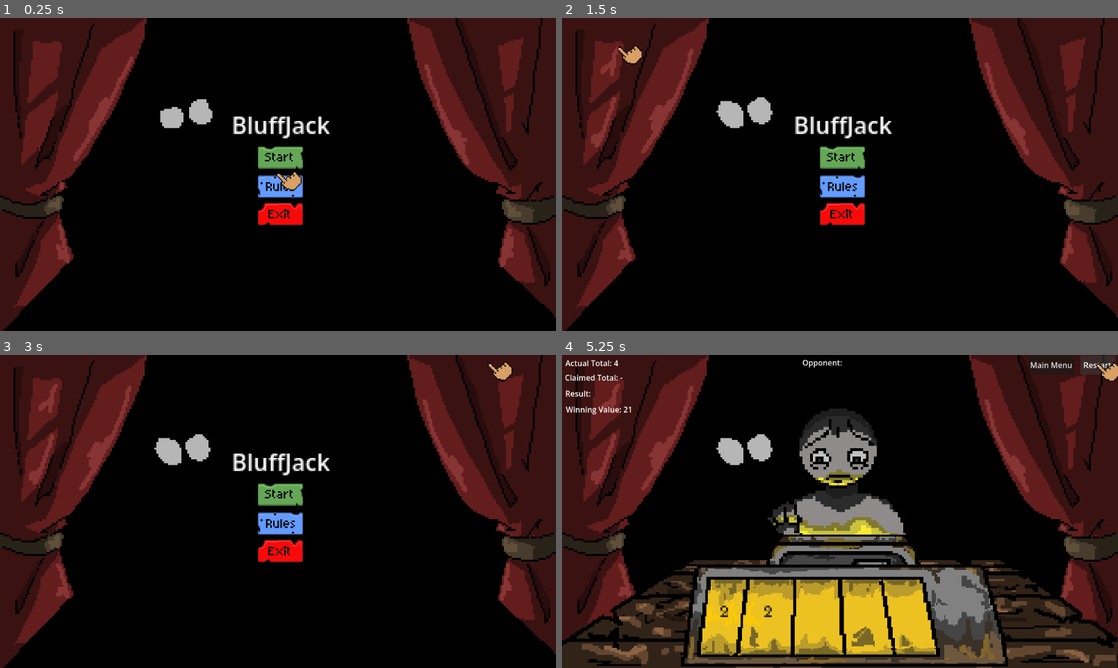
Above: before the commit, frames 1-4 (two rows, left to right).
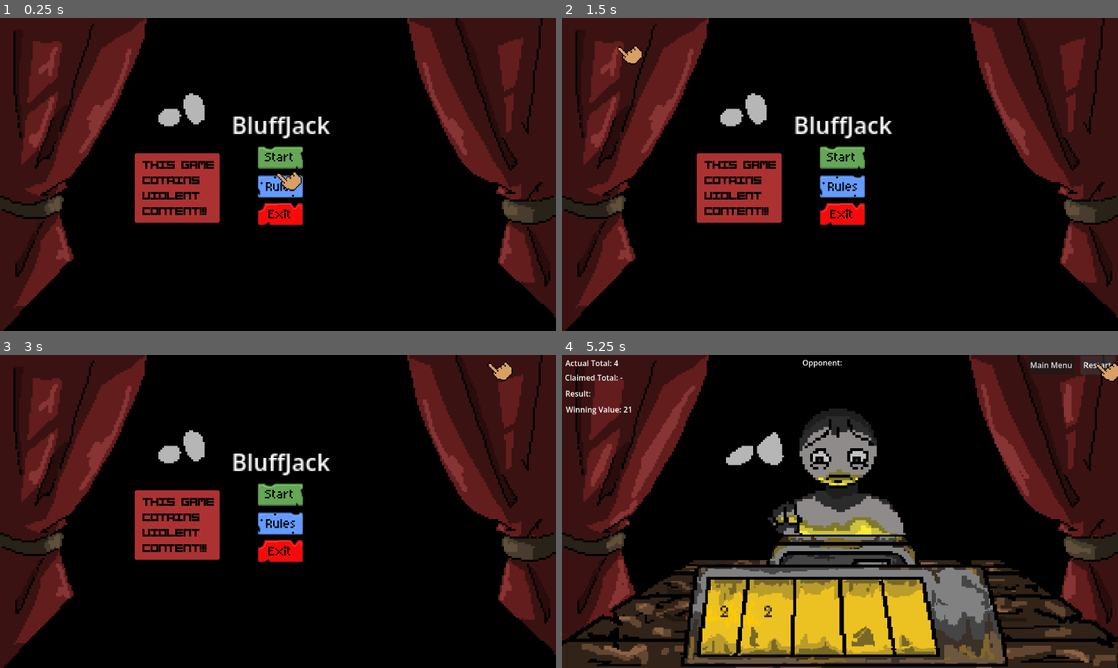
Above: after the commit, the same moments.

Repository: Yatagarasu163/BluffJack
Game: Godot game, scene res://Scenes/Levels/Level 1.tscn
The game is run twice, just before and just after one commit, with the same random seed, the same clock (stepped at 60 frames per second) and the same inputs.
Inputs (mouse positions are in pixels of both pictures, inside the frame that each line leads up to):
- Up to frame 1 (0.25 s): no input
- Up to frame 2 (1.5 s): click (840, 187) at 0.5 s; click "Back" at 1.25 s
- Up to frame 3 (3 s): click (278, 495) at 2 s; click "Main Menu" at 2.75 s
- Up to frame 4 (5.25 s): click (840, 495) at 3.5 s; click "Restart" at 4.25 s; click "Restart" at 5 s

The runs differ from the first frame. In frame 1, 4.1% of the frame differs, in the area x 5-94%, y 9-80%; in frame 2, 3.2%; in frame 3, 3.2%; in frame 4, 2.5%.

Commit message:
SKLdjvndslkfvjnsdlkfjvn
GAME FINISHED EDI JIBAIIIIII

Diff:
--- a/bluff-jack/Assets/Scripts/enemy_animation_controller.gd
+++ b/bluff-jack/Assets/Scripts/enemy_animation_controller.gd
@@ -36,6 +36,9 @@
 	anim.speed_scale = randf_range(min_anim_speed, max_anim_speed);
 	print(anim.speed_scale);
 	anim.animation_finished.connect(_on_idle_finished);
+
+func _process(_delta: float) -> void:
+	enemy_life = $"..".life_total;
 
 func _update_knife(has_knife: bool) -> void:
 	if has_knife:
--- a/bluff-jack/Scenes/Prefabs/Main_Menu.tscn
+++ b/bluff-jack/Scenes/Prefabs/Main_Menu.tscn
@@ -7,6 +7,7 @@
 [ext_resource type="Texture2D" uid="uid://dbrt387eyd72v" path="res://Assets/sprites/buttons/exit button.png" id="5_ck7g4"]
 [ext_resource type="Texture2D" uid="uid://bgakqj07kvvpj" path="res://Assets/sprites/background.png" id="6_sqp03"]
 [ext_resource type="Script" uid="uid://dl6btl8dohftr" path="res://Scenes/Prefabs/animated_sprite_2d.gd" id="7_7hcaw"]
+[ext_resource type="Texture2D" uid="uid://dp6rki11kth58" path="res://Assets/sprites/warning sign.png" id="8_0vn7l"]
 
 [sub_resource type="AtlasTexture" id="AtlasTexture_7hcaw"]
 atlas = ExtResource("6_sqp03")
@@ -342,6 +343,12 @@
 scale = Vector2(3, 3)
 text = "BluffJack"
 
+[node name="Sprite2D" type="Sprite2D" parent="." unique_id=1550362642]
+texture_filter = 5
+position = Vector2(247, 264)
+texture = ExtResource("8_0vn7l")
+centered = false
+
 [connection signal="pressed" from="Start" to="." method="_on_start_button_pressed"]
 [connection signal="pressed" from="Rule" to="." method="_on_rule_button_pressed"]
 [connection signal="pressed" from="Exit" to="." method="_on_exit_button_pressed"]
--- a/bluff-jack/Scenes/Prefabs/animated_sprite_2d.gd
+++ b/bluff-jack/Scenes/Prefabs/animated_sprite_2d.gd
@@ -3,4 +3,5 @@
 
 # Called when the node enters the scene tree for the first time.
 func _ready() -> void:
+	speed_scale = 0.25
 	play("default");
--- a/bluff-jack/Scenes/Prefabs/player.tscn
+++ b/bluff-jack/Scenes/Prefabs/player.tscn
@@ -372,6 +372,7 @@
 
 [node name="FinalScreen" type="Control" parent="." unique_id=758214855]
 visible = false
+z_index = 5
 texture_filter = 5
 layout_mode = 3
 anchors_preset = 0
Binary file added: bluff-jack/Assets/sprites/warning sign.png
Not shown, added: bluff-jack/Assets/sprites/warning sign.png.import
Not shown, changed: bluff-jack/export_presets.cfg
